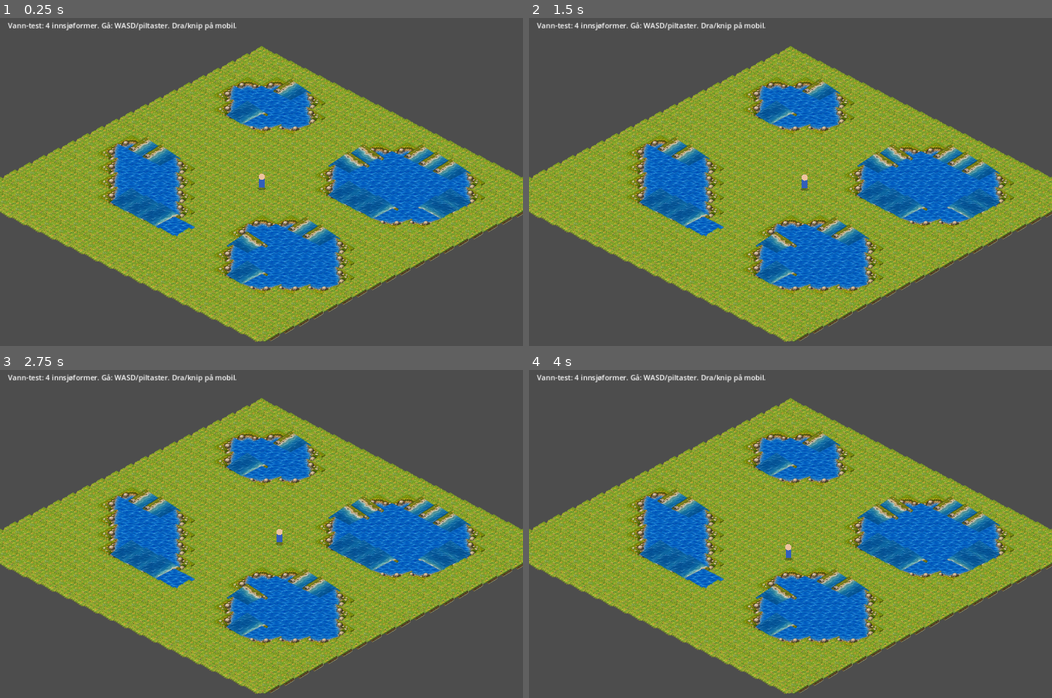
Above: before the commit, frames 1-4 (two rows, left to right).
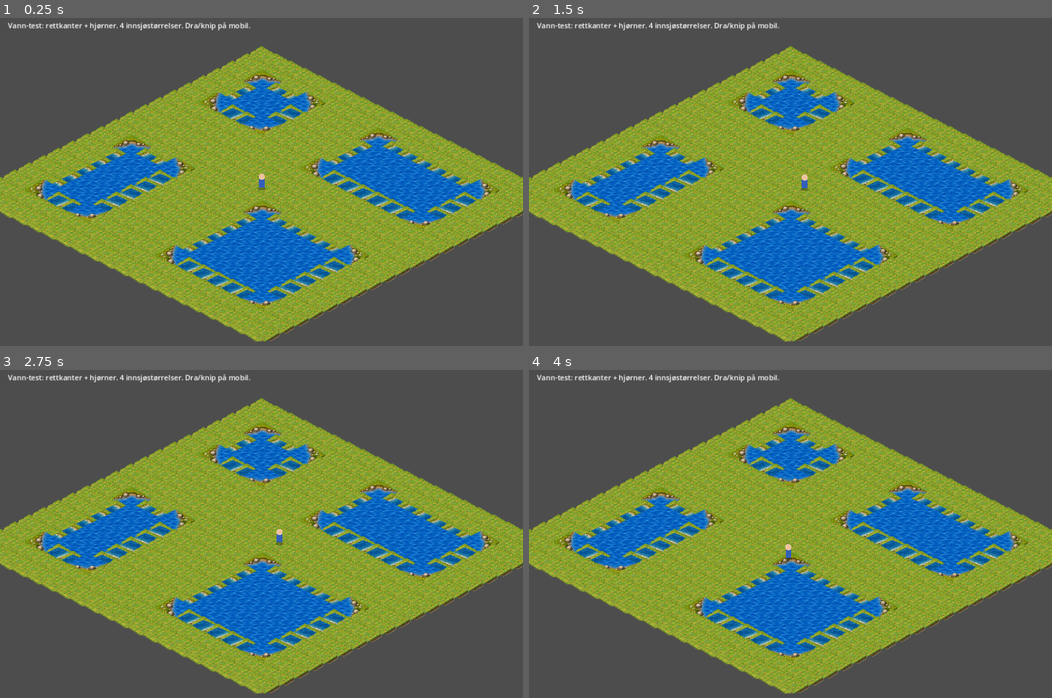
Above: after the commit, the same moments.

Repository: hkolberg/lille-gaardsliv
Game: Godot game, scene res://main.tscn
The game is run twice, just before and just after one commit, with the same random seed, the same clock (stepped at 60 frames per second) and the same inputs.
Inputs (mouse positions are in pixels of both pictures, inside the frame that each line leads up to):
- Up to frame 1 (0.25 s): no input
- Up to frame 2 (1.5 s): tap Enter at 0.5 s; move the mouse to (905, 175) at 0.52 s; hold D (move_right) 0.53-1.25 s; click (905, 175) at 0.67 s; drag from (685, 208) to (764, 260) at 1.27 s
- Up to frame 3 (2.75 s): move the mouse to (313, 468) at 2.02 s; hold D (move_right) from 2.03 s (still down)
- Up to frame 4 (4 s): release D (move_right) at 2.75 s; drag from (764, 612) to (633, 491) at 2.77 s; tap Space at 3.5 s; move the mouse to (947, 596) at 3.52 s; hold A (move_left) from 3.53 s (still down)

The runs differ from the first frame. In frame 1, 14% of the frame differs, in the area x 4-96%, y 1-89%; in frame 2, 14%; in frame 3, 14%; in frame 4, 14%.

Commit message:
Fix straight shoreline footprint and simplify lake tests

Diff:
--- a/godot/main.gd
+++ b/godot/main.gd
@@ -17,6 +17,7 @@
 const ASSET_ROOT_STRAIGHT_SHORES := "res://gaardsliv_straight_shore_edges_v1/"
 const TILE_TEXTURE_ORIGIN := Vector2(48.0, 52.0)
 const PROP_TEXTURE_ORIGIN := Vector2(48.0, 108.0)
+const STRAIGHT_SHORE_SOURCE := Rect2(2.0, 2.0, 92.0, 68.0)
 
 enum Dir { N = 1, E = 2, S = 4, W = 8 }
 
@@ -126,47 +127,32 @@
 	tiles.clear()
 	fences.clear()
 
-	# Water topology test world: grass base plus four deliberately different
-	# water bodies. Roads, forests, fences and plaza are omitted so shoreline
-	# continuity can be judged without visual noise.
+	# Clean shoreline validation world. Each lake uses only topology that is
+	# currently supported by verified art: interior (0 land sides), straight
+	# bank (1 land side), and convex corner (2 adjacent land sides).
 	for y in GRID_H:
 		var row: Array = []
 		for x in GRID_W:
 			row.append(_tile("meadow", "grass", 0))
 		tiles.append(row)
 
-	# Lake 1: compact rounded pond (upper-left).
-	_set_water_row(2, 3, 5)
-	_set_water_row(3, 2, 6)
-	_set_water_row(4, 2, 6)
-	_set_water_row(5, 3, 5)
-
-	# Lake 2: larger lake with long straight banks (upper-right).
-	_set_water_row(2, 12, 16)
-	_set_water_row(3, 11, 17)
-	_set_water_row(4, 11, 17)
-	_set_water_row(5, 11, 17)
-	_set_water_row(6, 11, 17)
-	_set_water_row(7, 12, 16)
-
-	# Lake 3: long, narrow river-like body (lower-left).
-	_set_water_row(11, 2, 5)
-	_set_water_row(12, 2, 6)
-	_set_water_row(13, 3, 7)
-	_set_water_row(14, 4, 8)
-	_set_water_row(15, 5, 9)
-
-	# Lake 4: irregular organic lake (lower-right).
-	_set_water_row(11, 13, 16)
-	_set_water_row(12, 12, 17)
-	_set_water_row(13, 12, 18)
-	_set_water_row(14, 13, 18)
-	_set_water_row(15, 13, 17)
-	_set_water_row(16, 14, 16)
-
-func _set_water_row(y: int, x0: int, x1: int) -> void:
-	for x in range(x0, x1 + 1):
-		tiles[y][x] = _tile("water", "water", 0)
+	# Lake 1: compact square pond.
+	_fill_water_rect(2, 2, 5, 5)
+
+	# Lake 2: broad lake with long straight banks.
+	_fill_water_rect(10, 2, 17, 6)
+
+	# Lake 3: narrow, long lake.
+	_fill_water_rect(2, 11, 5, 17)
+
+	# Lake 4: large rectangular lake, useful for checking long continuous
+	# shoreline plus a substantial plain-water interior.
+	_fill_water_rect(11, 11, 17, 17)
+
+func _fill_water_rect(x0: int, y0: int, x1: int, y1: int) -> void:
+	for y in range(y0, y1 + 1):
+		for x in range(x0, x1 + 1):
+			tiles[y][x] = _tile("water", "water", 0)
 
 func _tile(category: String, surface: String, connections: int) -> Dictionary:
 	return {
@@ -445,6 +431,15 @@
 	if texture != null:
 		draw_texture(texture, tile_center - TILE_TEXTURE_ORIGIN)
 
+func _draw_straight_shore(texture: Texture2D, tile_center: Vector2) -> void:
+	if texture == null:
+		return
+	# The generated source sprites visually occupied almost the full 96x72
+	# canvas, while one logical game tile is only a 64x32 diamond. Crop the
+	# transparent fringe and map the artwork exactly onto that footprint.
+	var destination := Rect2(tile_center - Vector2(32.0, 16.0), Vector2(64.0, 32.0))
+	draw_texture_rect_region(texture, destination, STRAIGHT_SHORE_SOURCE)
+
 func _draw_tile(x: int, y: int, tile: Dictionary) -> void:
 	var c := _iso(x, y)
 	var grass: Texture2D = asset_textures.get("grass")
@@ -452,7 +447,11 @@
 
 	if tile.category == "water":
 		var water_key := _water_texture_key(x, y)
-		_draw_asset(asset_textures.get(water_key), c)
+		var water_texture: Texture2D = asset_textures.get(water_key)
+		if water_key.begins_with("water_straight_"):
+			_draw_straight_shore(water_texture, c)
+		else:
+			_draw_asset(water_texture, c)
 
 	# Fallback marker only if the base texture failed to load.
 	if grass == null:
@@ -646,4 +645,4 @@
 	draw_colored_polygon(pts, color)
 
 func _draw_ui() -> void:
-	draw_string(ThemeDB.fallback_font, Vector2(16,24), "Vann-test: 4 innsjøformer. Gå: WASD/piltaster. Dra/knip på mobil.", HORIZONTAL_ALIGNMENT_LEFT, -1, 16, Color.WHITE)
+	draw_string(ThemeDB.fallback_font, Vector2(16,24), "Vann-test: rettkanter + hjørner. 4 innsjøstørrelser. Dra/knip på mobil.", HORIZONTAL_ALIGNMENT_LEFT, -1, 16, Color.WHITE)
